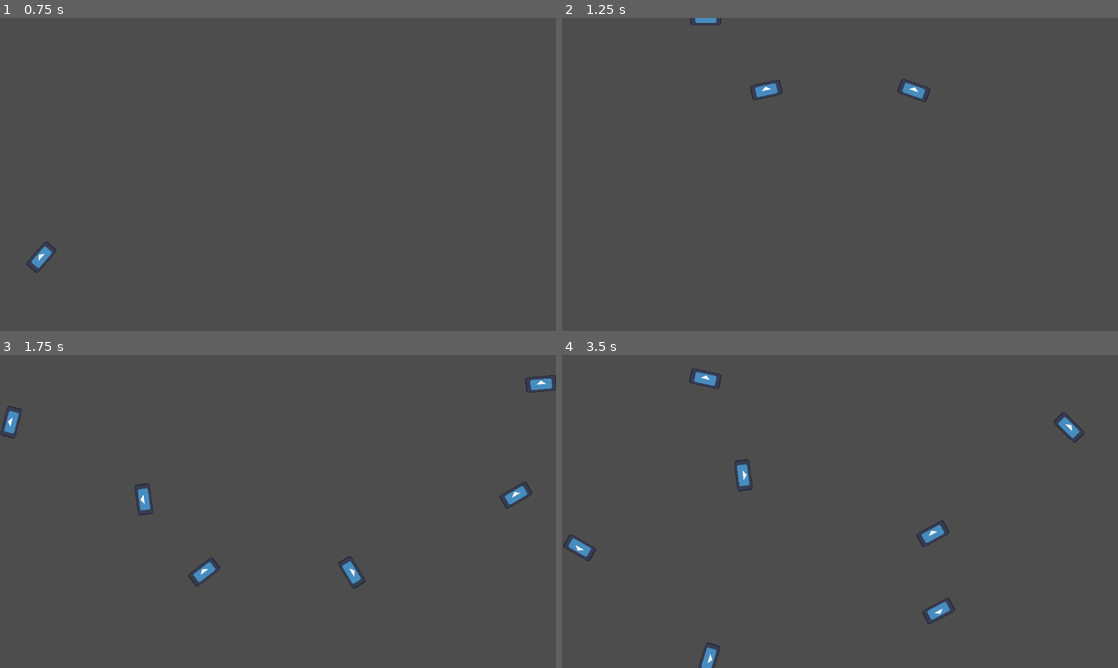
Above: before the commit, frames 1-4 (two rows, left to right).
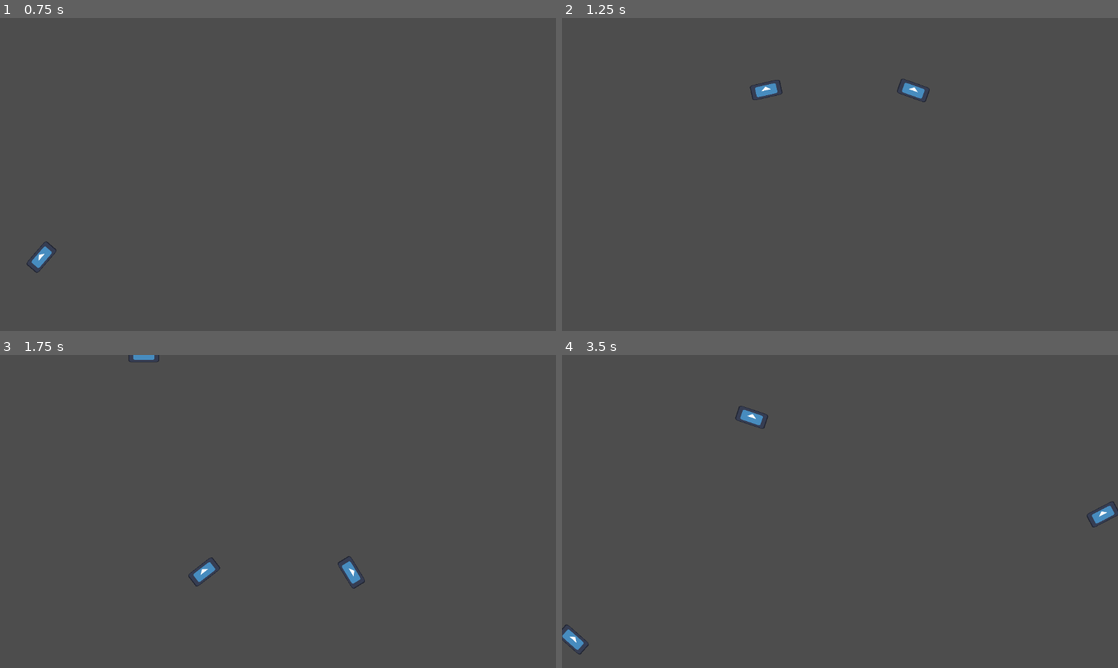
Above: after the commit, the same moments.

Repository: ProphecyOak/BrickBender
Game: Godot game, scene res://Views/battle.tscn
The game is run twice, just before and just after one commit, with the same random seed, the same clock (stepped at 60 frames per second) and the same inputs. The engine's default icon, where the game draws it, is replaced by a stand-in: a white triangle on a blue panel in a dark square.
Inputs:
- Up to frame 1 (0.75 s): no input
- Up to frame 2 (1.25 s): no input
- Up to frame 3 (1.75 s): no input
- Up to frame 4 (3.5 s): no input

Frame 1 is identical in both runs. In frame 2, 0.1% of the frame differs, in the area x 23-67%, y 0-27%; in frame 3, 0.8%; in frame 4, 1.7%, in the area x 0-100%, y 4-100%.

Commit message:
its raining bricks and we have types

Diff:
--- a/Components/Brick Spawner/Spawner.gd
+++ b/Components/Brick Spawner/Spawner.gd
@@ -2,9 +2,9 @@
 
 var preloadedBrick = preload("res://Components/Brick/brick.tscn")
 
-@export var spawnSpeed = 1
+@export var spawnSpeed: float = 1
 
-var next_spawnTime = 1
+var next_spawnTime: float = 1
 
 var spawnReady = 0
 # Called when the node enters the scene tree for the first time.
@@ -31,7 +31,7 @@
 	print(next_spawnTime)
 	$SpawnTimer.start(next_spawnTime)
 	#sets position for new brick instance
-	var xPos = randf_range(0, 500)
+	var xPos: int = randf_range(0, 500)
 
 
 	#creates new brick instance
--- a/Components/Brick Spawner/spawner.tscn
+++ b/Components/Brick Spawner/spawner.tscn
@@ -4,7 +4,6 @@
 
 [node name="Spawner" type="Node2D"]
 script = ExtResource("1_ka7dn")
-spawnSpeed = 3
 
 [node name="SpawnTimer" type="Timer" parent="."]
 
--- a/Components/Brick/brick.gd
+++ b/Components/Brick/brick.gd
@@ -1,13 +1,13 @@
 extends StaticBody2D
 
 # Variables to control rotation... 1 for clockwise, -1 for counterclockwise
-var rotation_speed = 0.0
-var rotation_direction = 1
+var rotation_speed: float = 0.0
+var rotation_direction: float = 1
 
 func _ready():
 	# Set random rotation speed and direction
 	rotation_speed = randf_range(0.01, 0.1)
-	var rotation_direction_random_num = randf_range(0,1)
+	var rotation_direction_random_num: float = randf_range(0,1)
 	if rotation_direction_random_num < .5:
 		rotation_direction = 1
 	else:
